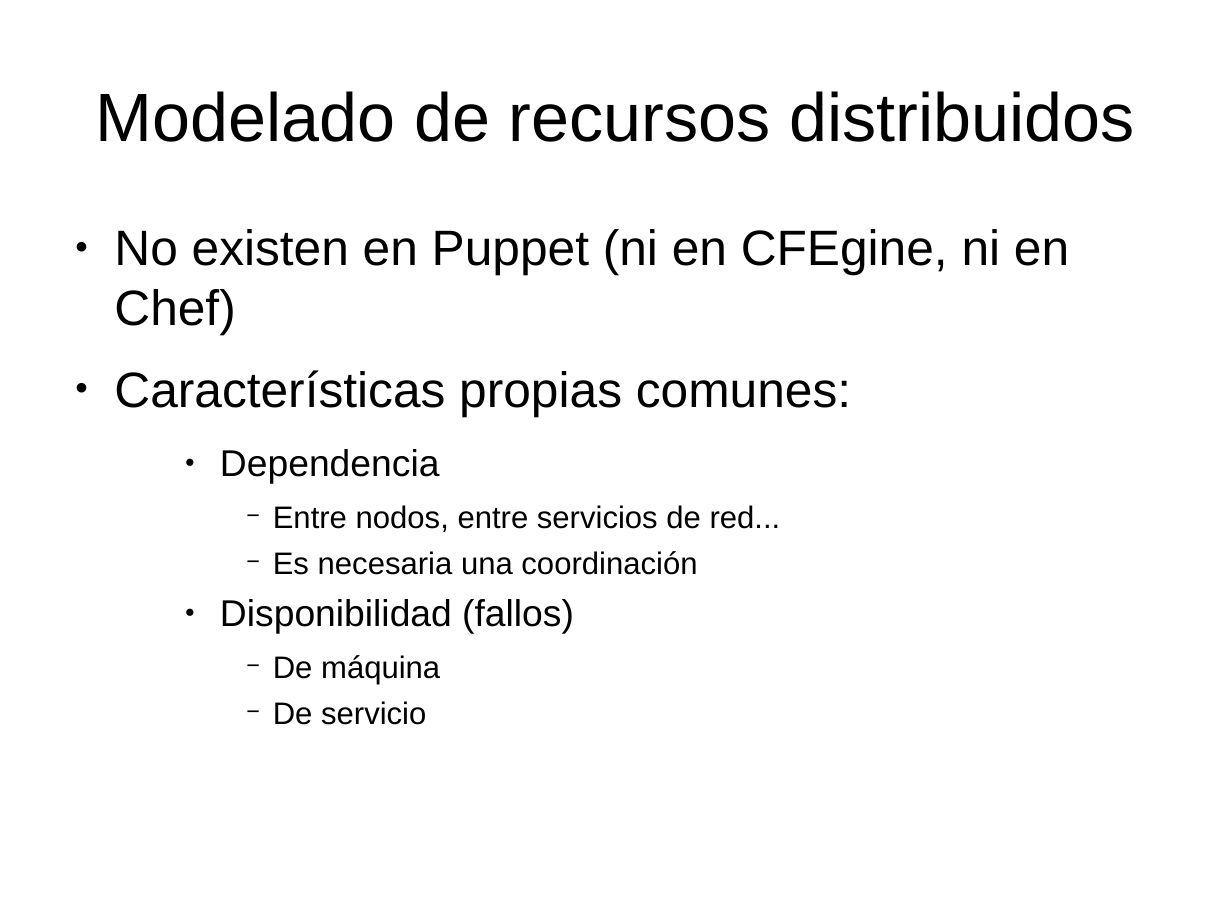
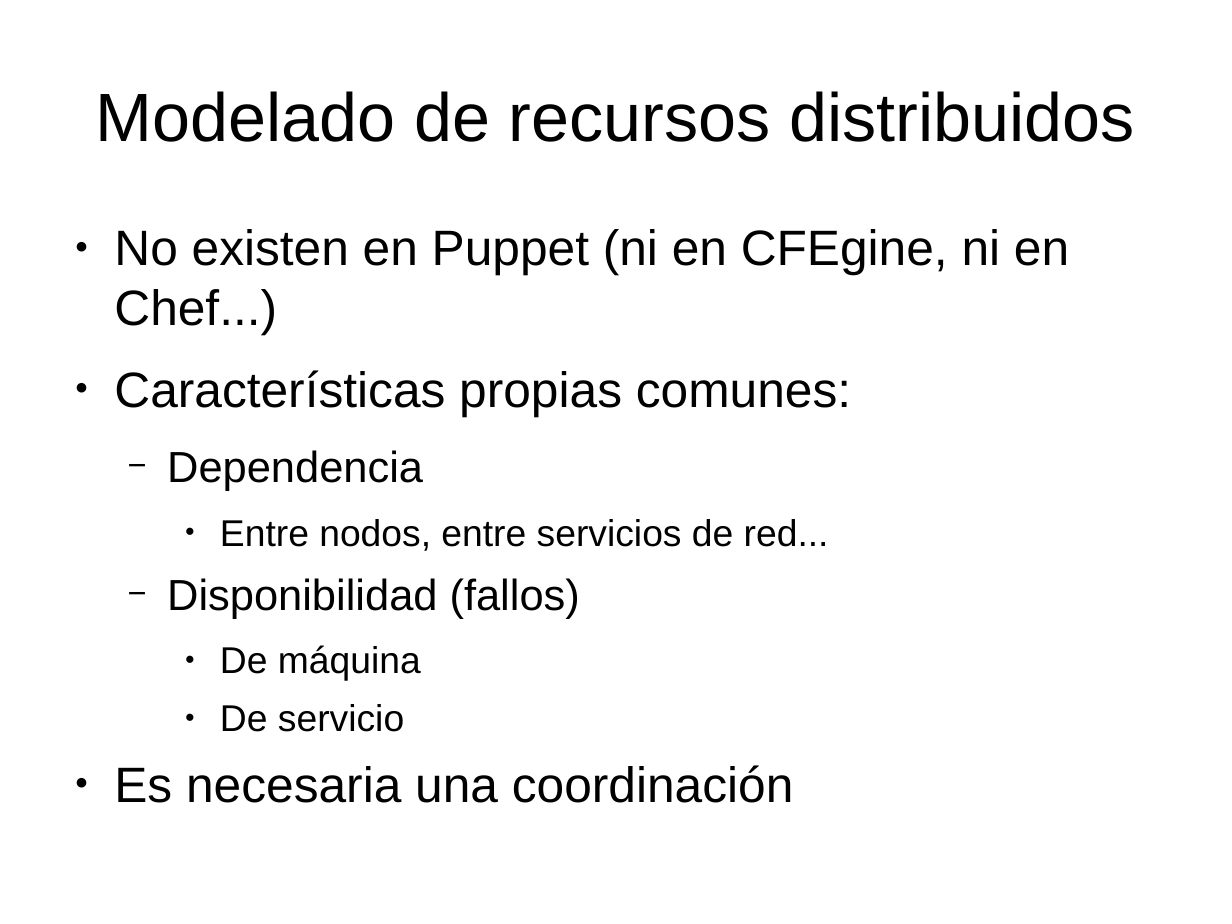
Before and after one commit to dcere/pfc, a slide deck: slide 8 of adm/presentacion/presentacion.odp. Drawn at 1232x924 pixels with LibreOffice and Linux fonts; fonts in the diff are those of the drawing. Boxes give left, top, right and bottom in pixels: in the first picture for what was removed or moved away, otherwise in the second. Text is boxed around its words. In the diff, an @@ line names an element or a change of style, - is before the commit and + after.

```diff
--- a/adm/presentacion/presentacion.odp
+++ b/adm/presentacion/presentacion.odp
@@ text at [114, 229, 1069, 335]: text changed @@
-● No existen en Puppet (ni en CFEgine, ni en Chef)
+● No existen en Puppet (ni en CFEgine, ni en Chef...)
@@ text at [167, 450, 829, 732]: size 24 to 28 pt in "Dependencia", "Disponibilidad (fallos)"; size 20 to 24 pt in "Entre nodos, entre servicios de red...", "De máquina", "De servicio"; bullet ● to −; list level 3 to 2 in "Dependencia"; bullet − to ●; list level 4 to 3 in "Entre nodos, entre servicios de ..."; list level 3 to 2 in "Disponibilidad (fallos)"; list level 4 to 3 in "De máquina"; list level 4 to 3 in "De servicio" @@
@@ text at [273, 551, 697, 575]: paragraph removed @@
-      − Es necesaria una coordinación
@@ text at [114, 765, 794, 803]: paragraph added @@
+● Es necesaria una coordinación
```
Also in this commit, not shown: 9 other slides changed, 6 slides added, 3 other files.
